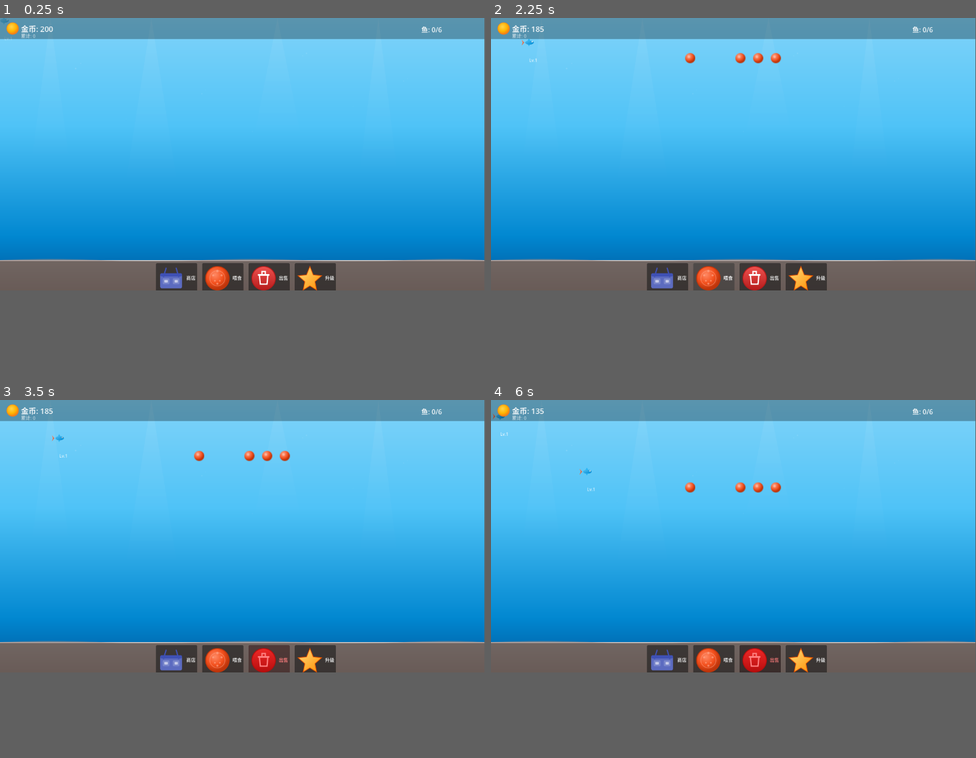
Above: before the commit, frames 1-4 (two rows, left to right).
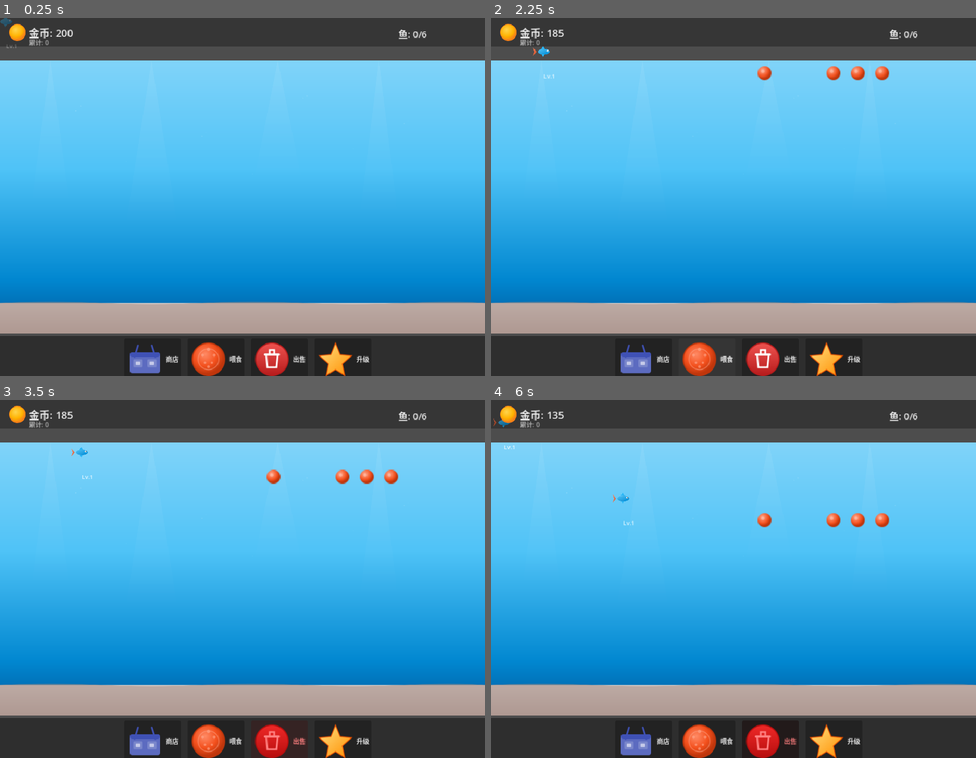
Above: after the commit, the same moments.

Repository: ZhanXuzhao/Deskquarium
Game: Godot game, scene res://main.tscn
Same seed, same stepped clock (60 frames per second), same inputs: the game is played once before the commit and once after it.
Inputs:
- Up to frame 1 (0.25 s): no input
- Up to frame 2 (2.25 s): click "商店" at 0.5 s; click "关闭" at 1.25 s; click "喂食" at 2 s
- Up to frame 3 (3.5 s): click "出售" at 2.75 s
- Up to frame 4 (6 s): click "升级" at 3.5 s; click "商店" at 4.25 s; click "购买" at 5 s; click "关闭" at 5.75 s
In our replay, the window is 799x449 before the commit and 800x590 after it. These sizes can differ from the game's own. Grey fills any space a smaller window leaves; there, only what the larger window draws over its background counts as a difference.

The runs differ from the first frame. In frame 1, 67% of the frame differs, in the area x 0-100%, y 0-100%; in frame 2, 68%; in frame 3, 68%; in frame 4, 68%.

Commit message:
fix: 全屏时游戏内容跟随窗口缩放
- 添加 display/stretch 配置，启用 canvas_items 拉伸模式，
  全屏时 Godot 自动按设计分辨率(840x620)缩放画布
- aquarium_bounds 改为动态计算，不再硬编码
- 添加窗口 resize 信号处理，自动更新背景、UI 和鱼缸边界

Diff:
--- a/project.godot
+++ b/project.godot
@@ -15,6 +15,13 @@
 config/features=PackedStringArray("4.6", "Forward Plus")
 config/icon="res://icon.svg"
 
+[display]
+
+window/size/viewport_width=840
+window/size/viewport_height=620
+window/stretch/mode="canvas_items"
+window/stretch/aspect="keep"
+
 [autoload]
 
 Global="*res://autoload/global.gd"
--- a/scripts/main.gd
+++ b/scripts/main.gd
@@ -6,8 +6,15 @@
 @onready var food_container: Node2D = $Aquarium/FoodContainer
 @onready var decoration_container: Node2D = $Aquarium/DecorationContainer
 
-var aquarium_bounds: Rect2 = Rect2(50, 80, 740, 440)
 var shop_panel_open: bool = false
+
+var aquarium_bounds: Rect2:
+	get:
+		var view_size := get_viewport_rect().size
+		var margin := 50
+		var top_margin := 80
+		var bottom_margin := 100
+		return Rect2(margin, top_margin, view_size.x - margin * 2, view_size.y - top_margin - bottom_margin)
 
 var _fish_shop_list: VBoxContainer
 var _deco_shop_list: VBoxContainer
@@ -18,11 +25,21 @@
 	Global.fish_sold.connect(_on_fish_sold)
 	Global.shop_panel_toggled.connect(_on_shop_toggled)
 
+	get_window().size_changed.connect(_on_window_resized)
+
 	_setup_aquarium()
 	_setup_ui()
 
 	SaveManager.load_game()
 	add_fish_if_empty()
+
+
+func _on_window_resized() -> void:
+	_setup_aquarium()
+	_update_ui_positions()
+	for fish in fish_container.get_children():
+		if fish.has_method("set_aquarium_bounds"):
+			fish.set_aquarium_bounds(aquarium_bounds)
 
 
 func _setup_aquarium() -> void:
@@ -96,6 +113,58 @@
 	_build_bottom_bar(ui, view_size)
 
 
+func _update_ui_positions() -> void:
+	var ui := get_node_or_null("UI") as CanvasLayer
+	if ui == null:
+		return
+
+	var view_size := get_viewport_rect().size
+
+	# HUD
+	var hud_bg := ui.get_node_or_null("HUDBg") as ColorRect
+	if hud_bg:
+		hud_bg.size = Vector2(view_size.x, 50)
+
+	var fish_count_label := ui.get_node_or_null("FishCountLabel") as Label
+	if fish_count_label:
+		fish_count_label.position = Vector2(view_size.x - 150, 15)
+
+	# Bottom bar
+	var bar_bg := ui.get_node_or_null("BottomBarBg") as ColorRect
+	if bar_bg:
+		bar_bg.size = Vector2(view_size.x, 70)
+		bar_bg.position = Vector2(0, view_size.y - 70)
+
+	for child in ui.get_children():
+		if child is Button and child.name.begins_with("Btn_"):
+			var action := child.name.trim_prefix("Btn_")
+			var buttons := [
+				{"action": "shop"},
+				{"action": "feed"},
+				{"action": "sell"},
+				{"action": "upgrade"},
+			]
+			var btn_count := buttons.size()
+			var btn_width := 80
+			var spacing := 30
+			var total_width := btn_count * btn_width + (btn_count - 1) * spacing
+			var start_x := (view_size.x - total_width) / 2
+			for i in btn_count:
+				if buttons[i].action == action:
+					child.position = Vector2(start_x + i * (btn_width + spacing), view_size.y - 65)
+					break
+
+	# Shop panel
+	var shop_bg := ui.get_node_or_null("ShopBg") as ColorRect
+	if shop_bg:
+		shop_bg.size = view_size
+		shop_bg.position = Vector2.ZERO
+
+	var shop_panel := ui.get_node_or_null("ShopPanel") as Panel
+	if shop_panel:
+		shop_panel.position = Vector2(view_size.x / 2 - 250, view_size.y / 2 - 210)
+
+
 func _build_hud(ui: CanvasLayer, view_size: Vector2) -> void:
 	var bg := ColorRect.new()
 	bg.name = "HUDBg"
